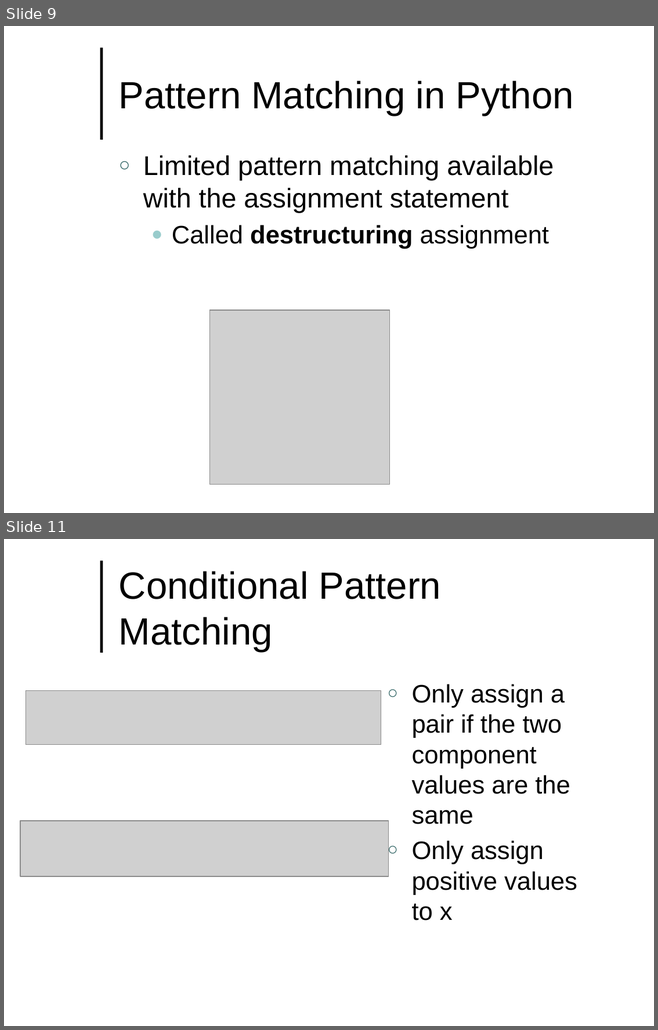
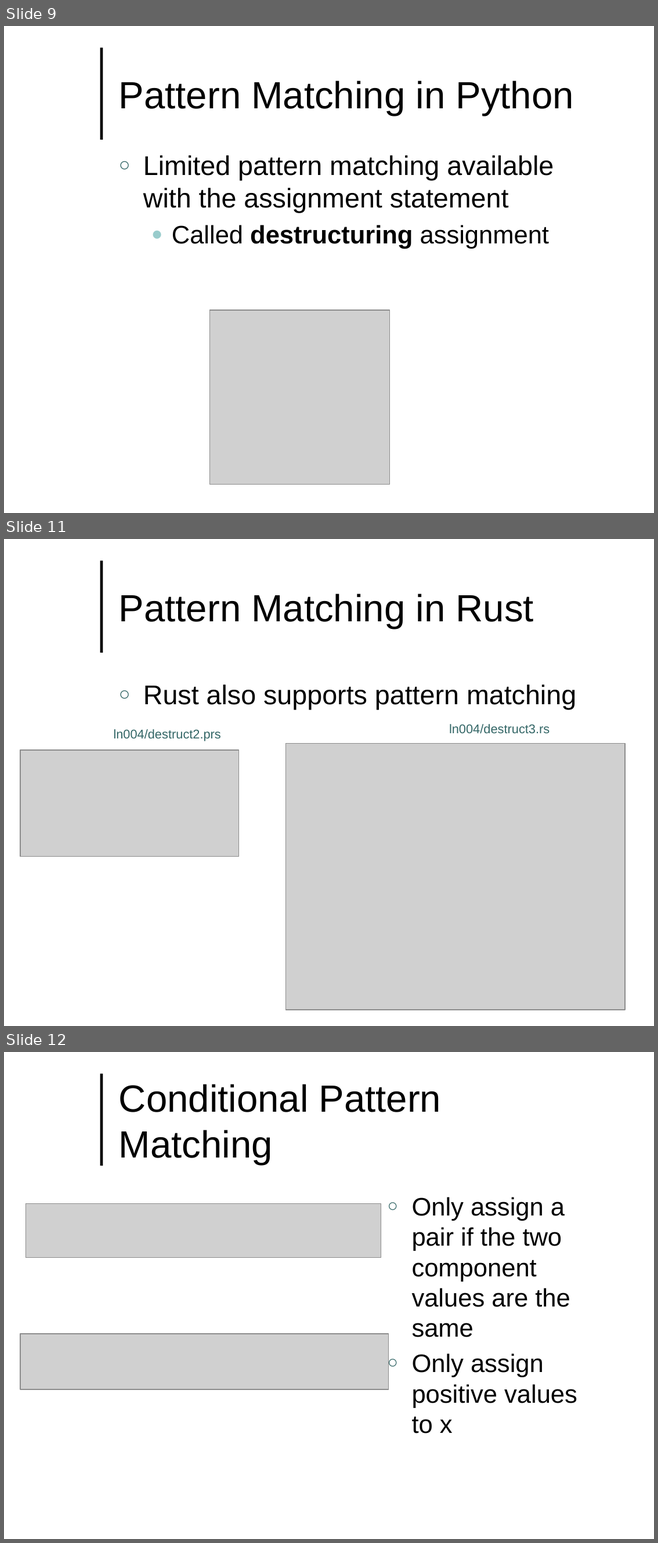
Before and after one commit to lutzhamel/CSC493, a slide deck: notes/csc493-ln004.pptx. Shown one above the other, each under a label of ours: slides 9 and 11 before the commit, slides 9, 11 and 12 after it; the slides between them are not shown. The pictures are 658x1030 and 658x1543 pixels, drawn with LibreOffice and Linux fonts; fonts in the diff are those of the drawing; grey boxes stand for pictures; background and template pictures are left out. Boxes give left, top, right and bottom in pixels: in the first picture for what was removed or moved away, otherwise in the second. Text is boxed around its words. In the diff, an @@ line names an element or a change of style, - is before the commit and + after.

```diff
--- a/notes/csc493-ln004.pptx
+++ b/notes/csc493-ln004.pptx
@@ slide 11 added at (4, 539, 654, 1026), background #FFFFFF; not listed: 1 template element that a slide beside it also shows @@
@@ title added at (119, 594, 534, 629), 42 pt, text #000000 @@
+Pattern Matching in Rust
@@ text added at (143, 685, 576, 710), 30 pt, text #000000 @@
+○ Rust also supports pattern matching
@@ text added at (114, 729, 221, 741), 14 pt, text #336666 @@
+ln004/destruct2.prs
@@ text added at (449, 724, 549, 734), 14 pt, text #336666 @@
+ln004/destruct3.rs
@@ picture added at (285, 744, 625, 1010) @@
@@ picture added at (20, 750, 238, 857) @@
@@ what was slide 11 is now slide 12 @@
```
Also in this commit, not shown: 1 slide changed, 15 other files.
